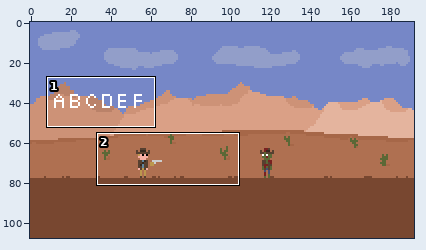
One commit to this pixel-art file: res/texture/scene.ase. The first picture is a wide view before the edit; the outline marks the close-up.
Close-up. Before the edit:
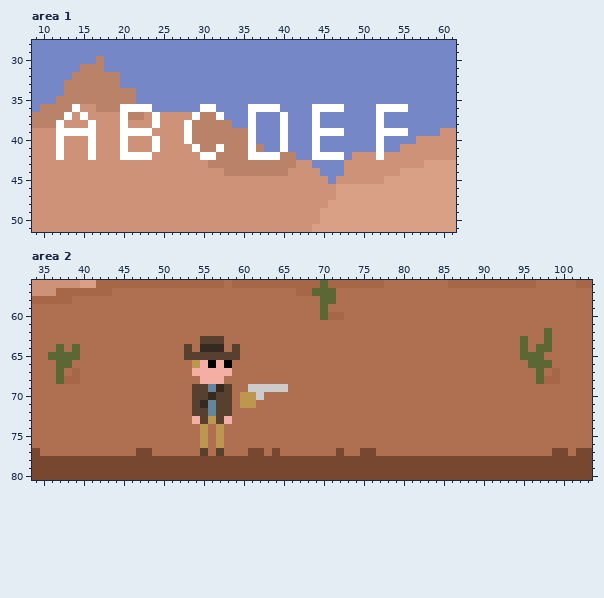
192x108 pixels, 1 frame. Shown: area 1: x 9..61, y 28..51; area 2: x 34..103, y 56..80. The commit also changed other parts of the picture, which this record leaves out.
Once edited:
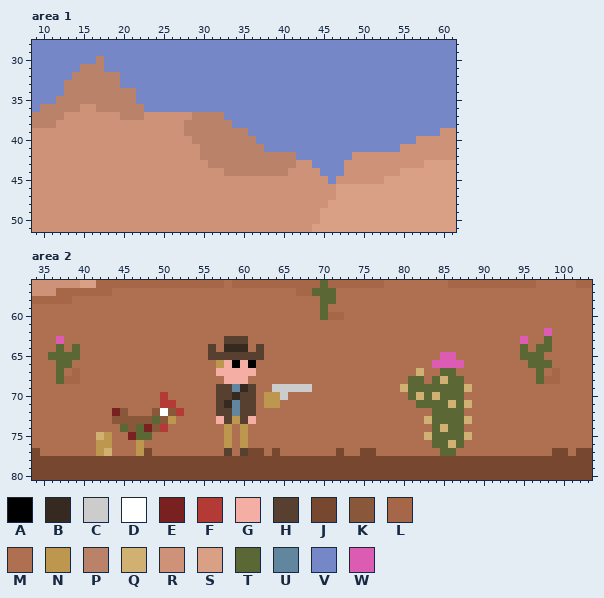
Palette (. is transparent): A #000000  B #362920  C #cccccc  D #ffffff  E #792121  F #b43b35  G #f5aea3  H #574030  J #784730  K #89573a  L #a66748  M #af7051  N #bc974d  P #ba8269  Q #d1b171  R #cd9277  S #daa086  T #5b6836  U #62869e  V #7687c7  W #dc5bb3
The edit:
layer "UI" now hidden
--- area 1
@@ x 9..61 @@
 35 VVVPPPPPPPPPPVVVVVVVVVVVVVVVVVVVVVVVVVVVVVVVVVVVVVVVV
-36 VPPPPDRRPPPDDDDVVVVVVDDVVVVDDDDVVVVDDDDVVVVDDDDVVVVVV
-37 PPPPDRDRRRRDPPRDRRRRDPPDVVVDVVVDVVVDVVVVVVVDVVVVVVVVV
-38 PPPDRRRDRRRDRRRDRRRDPPPPPVVDVVVDVVVDVVVVVVVDVVVVVVVVV
-39 RRRDDDDDRRRDDDDRRRRDPPPPPPPDVVVDVVVDDDDVVVVDDDDVVVVRR
-40 RRRDRRRDRRRDRRRDRRRDPPPPPPPDVVVDVVVDVVVVVVVDVVVVRRRRR
-41 RRRDRRRDRRRDRRRDRRRRDPPDPPPDPVVDVVVDVVVVVVVDVVRRRRRRR
-42 RRRDRRRDRRRDDDDRRRRRRDDPPPPDDDDPPVVDDDDVRRRDRRRRRRRRR
+36 VPPPPPRRPPPPPPVVVVVVVVVVVVVVVVVVVVVVVVVVVVVVVVVVVVVVV
+37 PPPPRRRRRRRPPPRRRRRRPPPPVVVVVVVVVVVVVVVVVVVVVVVVVVVVV
+38 PPPRRRRRRRRRRRRRRRRPPPPPPVVVVVVVVVVVVVVVVVVVVVVVVVVVV
+39 RRRRRRRRRRRRRRRRRRRPPPPPPPPVVVVVVVVVVVVVVVVVVVVVVVVRR
+40 RRRRRRRRRRRRRRRRRRRRPPPPPPPPVVVVVVVVVVVVVVVVVVVVRRRRR
+41 RRRRRRRRRRRRRRRRRRRRRPPPPPPPPVVVVVVVVVVVVVVVVVRRRRRRR
+42 RRRRRRRRRRRRRRRRRRRRRPPPPPPPPPPPPVVVVVVVRRRRRRRRRRRRR
 43 RRRRRRRRRRRRRRRRRRRRRRPPPPPPPPPPPRRVVVVRRRRRRRRRRSSSS
--- area 2, layers "Entities", "Field"
@@ x 34..103 @@
 61 MMMMMMMMMMMMMMMMMMMMMMMMMMMMMMMMMMMMMMMMMMMMMMMMMMMMMMMMMMMMMMMMMMMMMM
-62 MMMMMMMMMMMMMMMMMMMMMMMMMMMMMMMMMMMMMMMMMMMMMMMMMMMMMMMMMMMMMMMMTMMMMM
-63 MMMMMMMMMMMMMMMMMMMMMHHHMMMMMMMMMMMMMMMMMMMMMMMMMMMMMMMMMMMMMTMMTMMMMM
-64 MMMTMTMMMMMMMMMMMMMHMBBBMHMMMMMMMMMMMMMMMMMMMMMMMMMMMMMMMMMMMTMTTMMMMM
-65 MMTTTTMMMMMMMMMMMMMHHHHHHHMMMMMMMMMMMMMMMMMMMMMMMMMMMMMMMMMMMTTTMMMMMM
-66 MMMTTMMMMMMMMMMMMMMMNGAGAMMMMMMMMMMMMMMMMMMMMMMMMMMMMMMMMMMMMMTTTMMMMM
-67 MMMTMLMMMMMMMMMMMMMMGGGGGMMMMMMMMMMMMMMMMMMMMMMMMMMMMMMMMMMMMMMTMLMMMM
-68 MMMTLLMMMMMMMMMMMMMMMGGGMMMMMMMMMMMMMMMMMMMMMMMMMMMMMMMMMMMMMMMTLLMMMM
-69 MMMMMMMMMMMMMMMMMMMMHHUBHMMCCCCCMMMMMMMMMMMMMMMMMMMMMMMMMMMMMMMMMMMMMM
-70 MMMMMMMMMMMMMMMMMMMMHHBHHMNNCMMMMMMMMMMMMMMMMMMMMMMMMMMMMMMMMMMMMMMMMM
-71 MMMMMMMMMMMMMMMMMMMMHBUHHMNNMMMMMMMMMMMMMMMMMMMMMMMMMMMMMMMMMMMMMMMMMM
-72 MMMMMMMMMMMMMMMMMMMMHHUHHMMMMMMMMMMMMMMMMMMMMMMMMMMMMMMMMMMMMMMMMMMMMM
-73 MMMMMMMMMMMMMMMMMMMMGHNHGMMMMMMMMMMMMMMMMMMMMMMMMMMMMMMMMMMMMMMMMMMMMM
-74 MMMMMMMMMMMMMMMMMMMMMNMNMMMMMMMMMMMMMMMMMMMMMMMMMMMMMMMMMMMMMMMMMMMMMM
-75 MMMMMMMMMMMMMMMMMMMMMNMNMMMMMMMMMMMMMMMMMMMMMMMMMMMMMMMMMMMMMMMMMMMMMM
-76 MMMMMMMMMMMMMMMMMMMMMNMNMMMMMMMMMMMMMMMMMMMMMMMMMMMMMMMMMMMMMMMMMMMMMM
-77 JMMMMMMMMMMMMJJMMMMMMHMHMMMJJMJMMMMMMMJMMJJMMMMMMMMMMMMMMMMMMMMMMJJMJJ
+62 MMMMMMMMMMMMMMMMMMMMMMMMMMMMMMMMMMMMMMMMMMMMMMMMMMMMMMMMMMMMMMMMWMMMMM
+63 MMMWMMMMMMMMMMMMMMMMMMMMHHHMMMMMMMMMMMMMMMMMMMMMMMMMMMMMMMMMMWMMTMMMMM
+64 MMMTMTMMMMMMMMMMMMMMMMHMBBBMHMMMMMMMMMMMMMMMMMMMMMMMMMMMMMMMMTMTTMMMMM
+65 MMTTTTMMMMMMMMMMMMMMMMHHHHHHHMMMMMMMMMMMMMMMMMMMMMMWWMMMMMMMMTTTMMMMMM
+66 MMMTTMMMMMMMMMMMMMMMMMMNGAGAMMMMMMMMMMMMMMMMMMMMMMWWWWMMMMMMMMTTTMMMMM
+67 MMMTMLMMMMMMMMMMMMMMMMMGGGGGMMMMMMMMMMMMMMMMMMMMQMMTTMMMMMMMMMMTMLMMMM
+68 MMMTLLMMMMMMMMMMMMMMMMMMGGGMMMMMMMMMMMMMMMMMMMMTTMTQTTMMMMMMMMMTLLMMMM
+69 MMMMMMMMMMMMMMMMMMMMMMMHHUBHMMCCCCCMMMMMMMMMMMQTTTTTTTQMMMMMMMMMMMMMMM
+70 MMMMMMMMMMMMMMMMFMMMMMMHHBHHMNNCMMMMMMMMMMMMMMMTQTQTTTMMMMMMMMMMMMMMMM
+71 MMMMMMMMMMMMMMMMFFMMMMMHBUHHMNNMMMMMMMMMMMMMMMMMTTTTQTQMMMMMMMMMMMMMMM
+72 MMMMMMMMMMEKMMMKDKFMMMMHHUHHMMMMMMMMMMMMMMMMMMMMMMTTTTMMMMMMMMMMMMMMMM
+73 MMMMMMMMMMKKKKKTKNMMMMMGHNHGMMMMMMMMMMMMMMMMMMMMMQTTTTQMMMMMMMMMMMMMMM
+74 MMMMMMMMMMMTKTEKFMMMMMMMNMNMMMMMMMMMMMMMMMMMMMMMMMTQTTMMMMMMMMMMMMMMMM
+75 MMMMMMMMQNMMETTMMMMMMMMMNMNMMMMMMMMMMMMMMMMMMMMMMQTTTTQMMMMMMMMMMMMMMM
+76 MMMMMMMMNNMMMNMMMMMMMMMMNMNMMMMMMMMMMMMMMMMMMMMMMMTTQTMMMMMMMMMMMMMMMM
+77 JMMMMMMMNQMMMNJMMMMMMMMMHMHJJMJMMMMMMMJMMJJMMMMMMMMTTMMMMMMMMMMMMJJMJJ
 78 JJJJJJJJJJJJJJJJJJJJJJJJJJJJJJJJJJJJJJJJJJJJJJJJJJJJJJJJJJJJJJJJJJJJJJ
Changed places in both close-ups, as pixel boxes (x1, y1, x2, y2):
changed: (56, 104, 224, 160)
changed: (248, 104, 344, 160)
changed: (376, 104, 408, 160)
changed: (520, 328, 552, 344)
changed: (56, 336, 64, 344)
changed: (96, 336, 312, 456)
changed: (400, 352, 472, 456)
